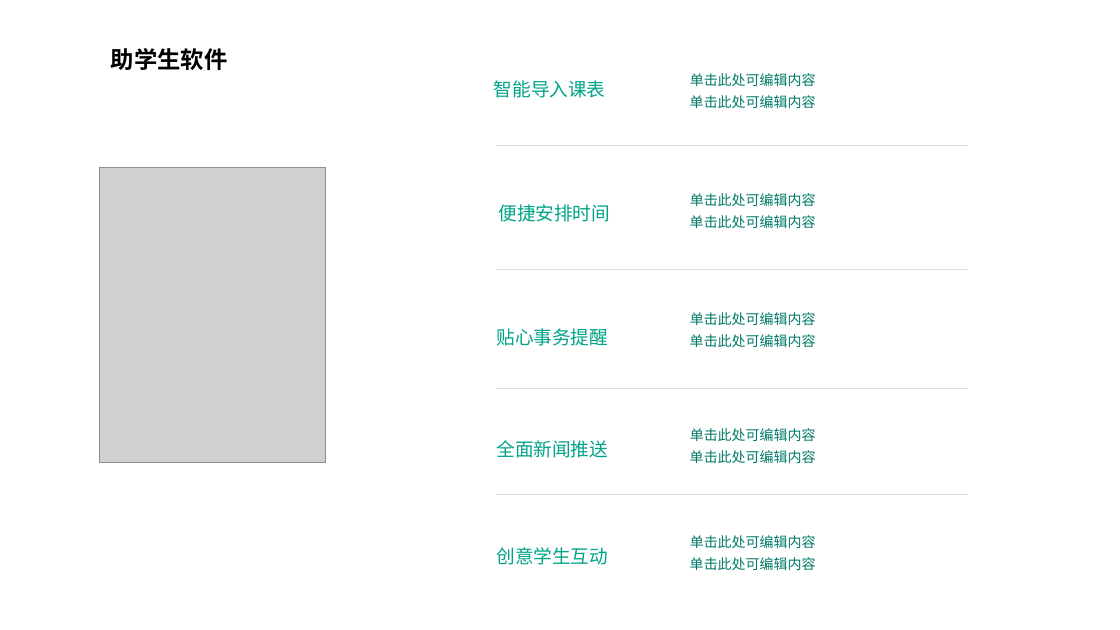
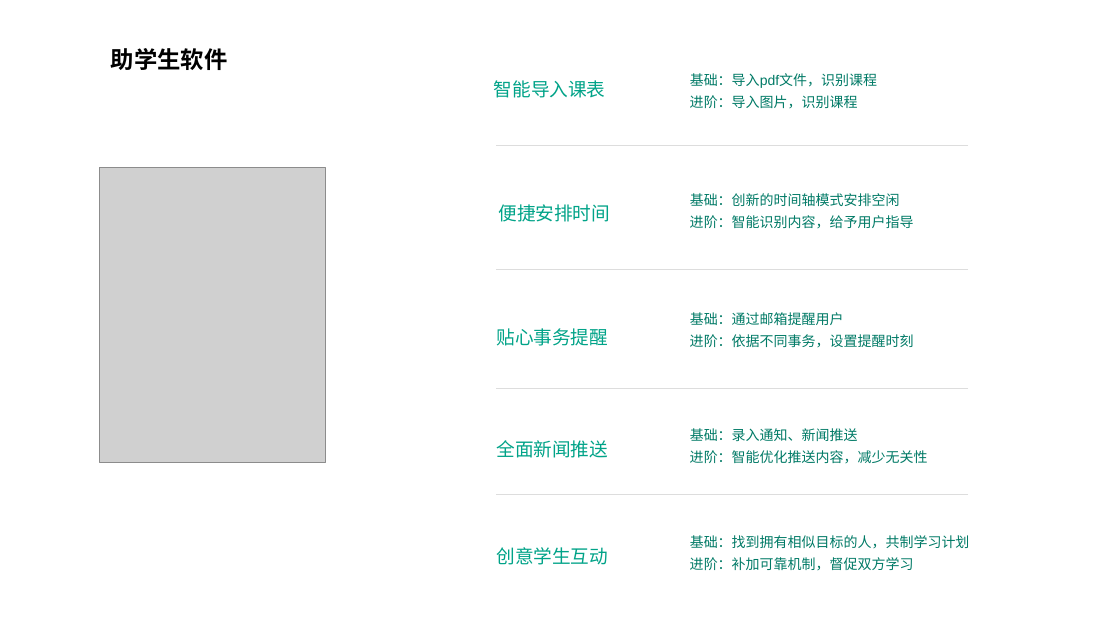
Before and after one commit to SoftwareDevelopmentPractice/DevolopingDocuments, a slide deck: slide 14 of 项目文档/需求分析.pptx (slide 13 before the commit). Drawn at 1120x630 pixels with LibreOffice and Linux fonts; fonts in the diff are those of the drawing; grey boxes stand for pictures; background and template pictures are left out. Boxes give left, top, right and bottom in pixels: in the first picture for what was removed or moved away, otherwise in the second. Text is boxed around its words. In the diff, an @@ line names an element or a change of style, - is before the commit and + after.

```diff
--- a/项目文档/需求分析.pptx
+++ b/项目文档/需求分析.pptx
@@ text at box(690, 73, 877, 109): text changed @@
-单击此处可编辑内容
-单击此处可编辑内容
+基础：导入pdf文件，识别课程
+进阶：导入图片，识别课程
@@ text at box(690, 193, 914, 229): text changed @@
-单击此处可编辑内容
-单击此处可编辑内容
+基础：创新的时间轴模式安排空闲
+进阶：智能识别内容，给予用户指导
@@ text at box(690, 312, 914, 348): text changed @@
-单击此处可编辑内容
-单击此处可编辑内容
+基础：通过邮箱提醒用户
+进阶：依据不同事务，设置提醒时刻
@@ text at box(690, 428, 928, 464): text changed @@
-单击此处可编辑内容
-单击此处可编辑内容
+基础：录入通知、新闻推送
+进阶：智能优化推送内容，减少无关性
@@ text at box(690, 535, 970, 571): text changed @@
-单击此处可编辑内容
-单击此处可编辑内容
+基础：找到拥有相似目标的人，共制学习计划
+进阶：补加可靠机制，督促双方学习
```
Also in this commit, not shown: 3 slides added, 2 slides removed.
